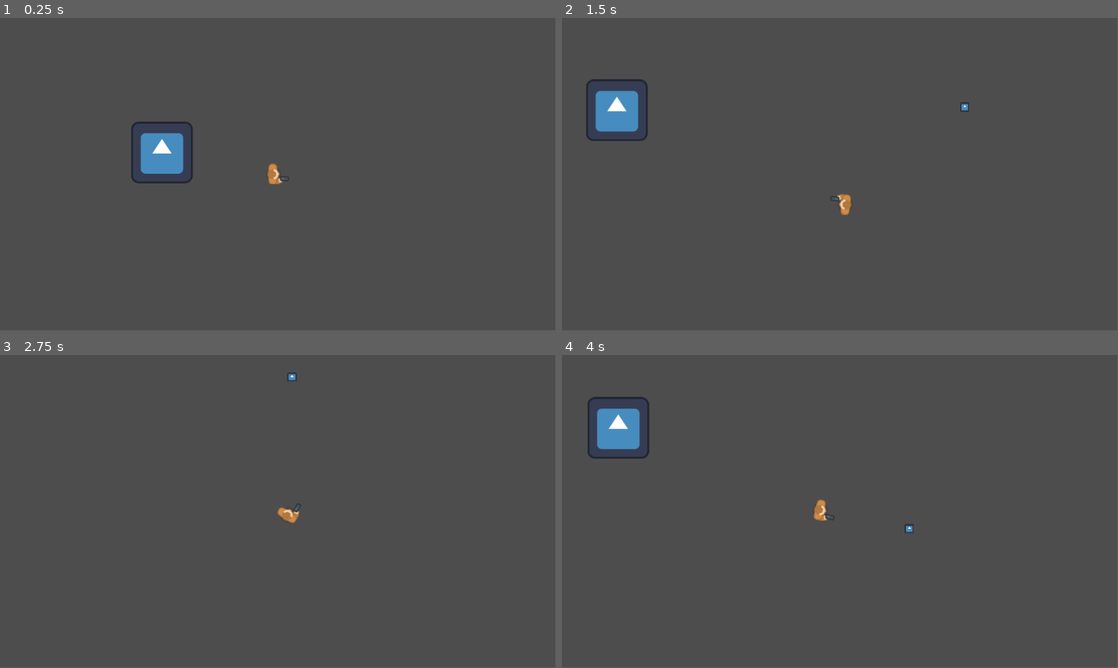
Above: before the commit, frames 1-4 (two rows, left to right).
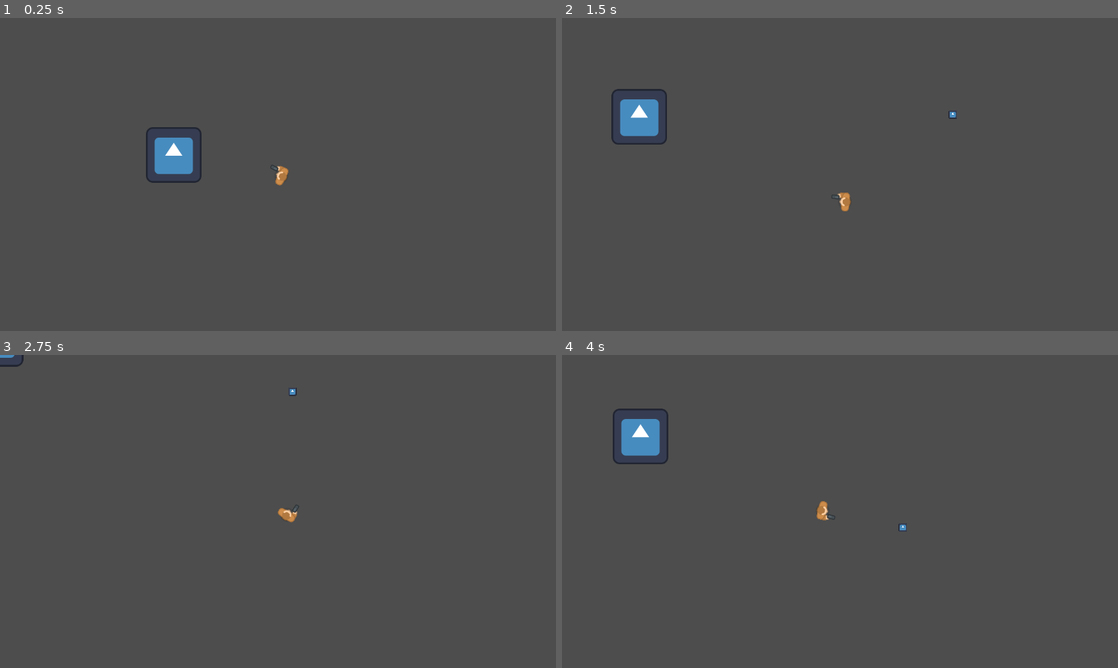
Above: after the commit, the same moments.

Repository: dmq262/Shadow-Stallion
Game: Godot game, scene res://scenes/main.tscn
The game is run twice, just before and just after one commit, with the same random seed, the same clock (stepped at 60 frames per second) and the same inputs. The engine's default icon, where the game draws it, is replaced by a stand-in: a white triangle on a blue panel in a dark square. Sound files missing from this copy of the repository are replaced by a short silence.
Inputs (mouse positions are in pixels of both pictures, inside the frame that each line leads up to):
- Up to frame 1 (0.25 s): no input
- Up to frame 2 (1.5 s): tap Enter at 0.5 s; move the mouse to (962, 158) at 0.52 s; hold D (move_right) 0.53-1.28 s; click (962, 158) at 0.6 s; move the mouse to (728, 190) at 1.27 s; hold S (move_down) from 1.28 s (still down); tap Shift (dash) at 1.35 s
- Up to frame 3 (2.75 s): click (166, 527) at 1.55 s; move the mouse to (333, 442) at 2.02 s; release S (move_down) at 2.03 s; hold D (move_right) from 2.03 s (still down); click (333, 442) at 2.1 s
- Up to frame 4 (4 s): move the mouse to (812, 574) at 2.77 s; release D (move_right) at 2.78 s; hold W (move_up) 2.78-3.53 s; click (812, 574) at 2.85 s; move the mouse to (1006, 558) at 3.52 s; hold A (move_left) from 3.53 s (still down); tap Shift (dash) at 3.6 s; click (1006, 558) at 3.8 s
In our replay, the window is 799x449 before the commit and 800x450 after it. These sizes can differ from the game's own. Grey fills any space a smaller window leaves; there, only what the larger window draws over its background counts as a difference.

The runs differ from the first frame. In frame 1, 1.3% of the frame differs, in the area x 23-52%, y 33-54%; in frame 2, 1.8%; in frame 3, 0.2%; in frame 4, 1.8%, in the area x 4-64%, y 13-57%.

Commit message:
added initial test code for ASTAR

Diff:
--- a/project.godot
+++ b/project.godot
@@ -14,6 +14,12 @@
 run/main_scene="res://scenes/main.tscn"
 config/features=PackedStringArray("4.2", "GL Compatibility")
 config/icon="res://art/icon.svg"
+
+[display]
+
+window/size/viewport_width=1280
+window/size/viewport_height=720
+window/stretch/mode="canvas_items"
 
 [input]
 
--- /dev/null
+++ b/scenes/astar_test.gd
@@ -0,0 +1,53 @@
+extends CharacterBody2D
+
+var CELL_SIZE = 32
+
+var path = []
+var destination = Vector2(0, 0)
+var current = Vector2(0, 0)
+var target = Vector2(0, 0)
+var astar_grid = AStarGrid2D.new()
+var speed = 300
+
+# Called when the node enters the scene tree for the first time.
+func _ready():
+	astar_grid.region = Rect2i(0, 0, get_viewport().size.x / CELL_SIZE + 1, get_viewport().size.y / CELL_SIZE + 1)
+	astar_grid.cell_size = Vector2(CELL_SIZE, CELL_SIZE)
+	astar_grid.diagonal_mode = AStarGrid2D.DIAGONAL_MODE_AT_LEAST_ONE_WALKABLE
+	astar_grid.update()
+	print(astar_grid.get_id_path(Vector2i(0, 0), Vector2i(3, 4)))
+	print(astar_grid.get_point_path(Vector2i(0, 0), Vector2i(3, 4)))
+
+	astar_grid.fill_solid_region(Rect2i((get_node('../test_wall').position.x - 16) / CELL_SIZE, (get_node('../test_wall').position.y - 16) / CELL_SIZE, 4, 4))
+	astar_grid.fill_solid_region(Rect2i((get_node('../test_wall2').position.x - 16) / CELL_SIZE, (get_node('../test_wall2').position.y - 16) / CELL_SIZE, 4, 4))
+	astar_grid.fill_solid_region(Rect2i((get_node('../test_wall3').position.x - 16) / CELL_SIZE, (get_node('../test_wall3').position.y - 16) / CELL_SIZE, 4, 4))
+	astar_grid.fill_solid_region(Rect2i((get_node('../test_wall4').position.x - 16) / CELL_SIZE, (get_node('../test_wall4').position.y - 16) / CELL_SIZE, 4, 4))
+
+# Called every frame. 'delta' is the elapsed time since the previous frame.
+func _physics_process(delta):
+	#Determine the current position of the node, convert it to grid
+	current = position / CELL_SIZE
+	current.x = roundf(current.x)
+	current.y = roundf(current.y)
+
+	#Set new path on mouse click
+	if Input.is_action_just_pressed("shoot"):
+		destination = get_global_mouse_position() / CELL_SIZE
+		destination.x = roundf(destination.x)
+		destination.y = roundf(destination.y)
+
+		path = astar_grid.get_id_path(current, destination)
+		if not path.is_empty():
+			target = path.pop_front()
+
+	#Get next cell in path
+	if not path.is_empty() and current == Vector2(target):
+		target = path.pop_front()
+
+	velocity = (Vector2(target) - current).normalized()
+
+	var collision = move_and_collide(velocity * delta * speed)
+
+	if collision:
+		velocity = velocity.slide(collision.get_normal())
+		move_and_collide(velocity * delta * speed)
--- a/scenes/test_tim.gd
+++ b/scenes/test_tim.gd
@@ -43,7 +43,7 @@
 	#Set Distances
 	set_distances(start_room)
 
-	print_rooms()
+	#print_rooms()
 
 
 func set_distances(parent):
--- a/scenes/test_tim.tscn
+++ b/scenes/test_tim.tscn
@@ -1,10 +1,108 @@
-[gd_scene load_steps=3 format=3 uid="uid://citl8wi4m7rnq"]
+[gd_scene load_steps=7 format=3 uid="uid://citl8wi4m7rnq"]
 
 [ext_resource type="Script" path="res://scenes/test_tim.gd" id="1_wper4"]
 [ext_resource type="Script" path="res://scenes/class_test.gd" id="2_6wsfi"]
+[ext_resource type="Script" path="res://scenes/astar_test.gd" id="2_gpvrd"]
+[ext_resource type="Texture2D" uid="uid://bclxufr4qgaob" path="res://art/icon.svg" id="3_fmw6e"]
+
+[sub_resource type="CircleShape2D" id="CircleShape2D_trpp3"]
+radius = 30.0167
+
+[sub_resource type="RectangleShape2D" id="RectangleShape2D_5l4gk"]
+size = Vector2(126, 128)
 
 [node name="test_tim" type="Node"]
 script = ExtResource("1_wper4")
 
+[node name="astar_test" type="CharacterBody2D" parent="."]
+script = ExtResource("2_gpvrd")
+
+[node name="Sprite2D" type="Sprite2D" parent="astar_test"]
+scale = Vector2(0.5, 0.5)
+texture = ExtResource("3_fmw6e")
+
+[node name="CollisionShape2D" type="CollisionShape2D" parent="astar_test"]
+shape = SubResource("CircleShape2D_trpp3")
+
 [node name="class_test" type="Node" parent="."]
 script = ExtResource("2_6wsfi")
+
+[node name="test_wall" type="StaticBody2D" parent="."]
+position = Vector2(490, 291)
+scale = Vector2(0.5, 0.5)
+metadata/_edit_group_ = true
+
+[node name="Sprite2D" type="Sprite2D" parent="test_wall"]
+position = Vector2(1, 3.8147e-05)
+scale = Vector2(0.984375, 1)
+texture = ExtResource("3_fmw6e")
+
+[node name="CollisionShape2D" type="CollisionShape2D" parent="test_wall"]
+position = Vector2(1, 0)
+shape = SubResource("RectangleShape2D_5l4gk")
+
+[node name="Marker2D" type="Marker2D" parent="test_wall"]
+position = Vector2(64, 64)
+
+[node name="Marker2D2" type="Marker2D" parent="test_wall"]
+position = Vector2(-64, -64)
+
+[node name="test_wall2" type="StaticBody2D" parent="."]
+position = Vector2(489, 368)
+scale = Vector2(0.5, 0.5)
+metadata/_edit_group_ = true
+
+[node name="Sprite2D" type="Sprite2D" parent="test_wall2"]
+position = Vector2(1, 3.8147e-05)
+scale = Vector2(0.984375, 1)
+texture = ExtResource("3_fmw6e")
+
+[node name="CollisionShape2D" type="CollisionShape2D" parent="test_wall2"]
+position = Vector2(1, 0)
+shape = SubResource("RectangleShape2D_5l4gk")
+
+[node name="Marker2D" type="Marker2D" parent="test_wall2"]
+position = Vector2(64, 64)
+
+[node name="Marker2D2" type="Marker2D" parent="test_wall2"]
+position = Vector2(-64, -64)
+
+[node name="test_wall3" type="StaticBody2D" parent="."]
+position = Vector2(491, 447)
+scale = Vector2(0.5, 0.5)
+metadata/_edit_group_ = true
+
+[node name="Sprite2D" type="Sprite2D" parent="test_wall3"]
+position = Vector2(1, 3.8147e-05)
+scale = Vector2(0.984375, 1)
+texture = ExtResource("3_fmw6e")
+
+[node name="CollisionShape2D" type="CollisionShape2D" parent="test_wall3"]
+position = Vector2(1, 0)
+shape = SubResource("RectangleShape2D_5l4gk")
+
+[node name="Marker2D" type="Marker2D" parent="test_wall3"]
+position = Vector2(64, 64)
+
+[node name="Marker2D2" type="Marker2D" parent="test_wall3"]
+position = Vector2(-64, -64)
+
+[node name="test_wall4" type="StaticBody2D" parent="."]
+position = Vector2(492, 524)
+scale = Vector2(0.5, 0.5)
+metadata/_edit_group_ = true
+
+[node name="Sprite2D" type="Sprite2D" parent="test_wall4"]
+position = Vector2(1, 3.8147e-05)
+scale = Vector2(0.984375, 1)
+texture = ExtResource("3_fmw6e")
+
+[node name="CollisionShape2D" type="CollisionShape2D" parent="test_wall4"]
+position = Vector2(1, 0)
+shape = SubResource("RectangleShape2D_5l4gk")
+
+[node name="Marker2D" type="Marker2D" parent="test_wall4"]
+position = Vector2(64, 64)
+
+[node name="Marker2D2" type="Marker2D" parent="test_wall4"]
+position = Vector2(-64, -64)
